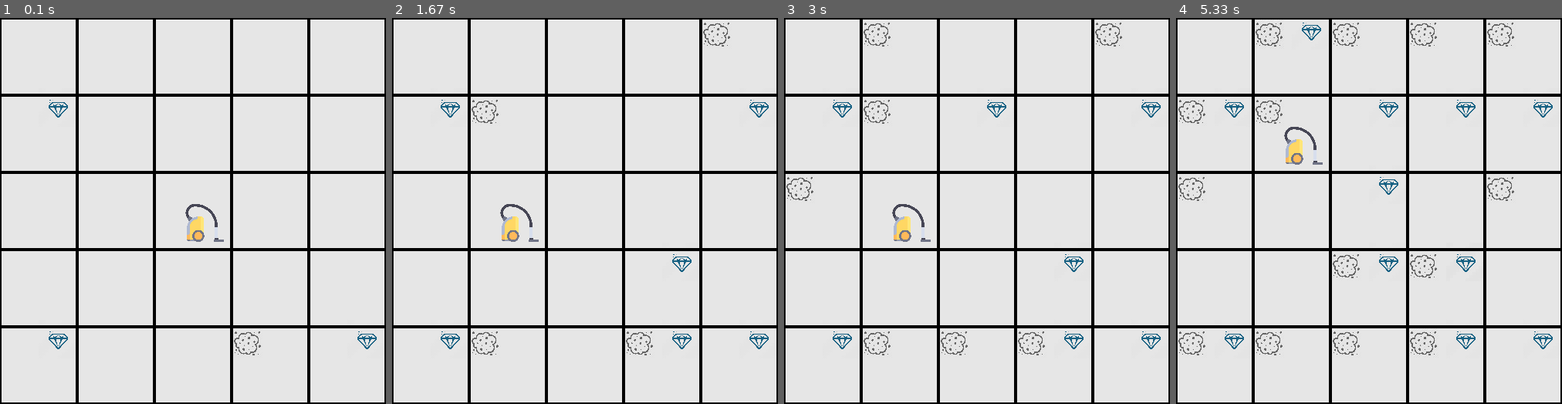
Above: before the commit, frames 1-4 (left to right).
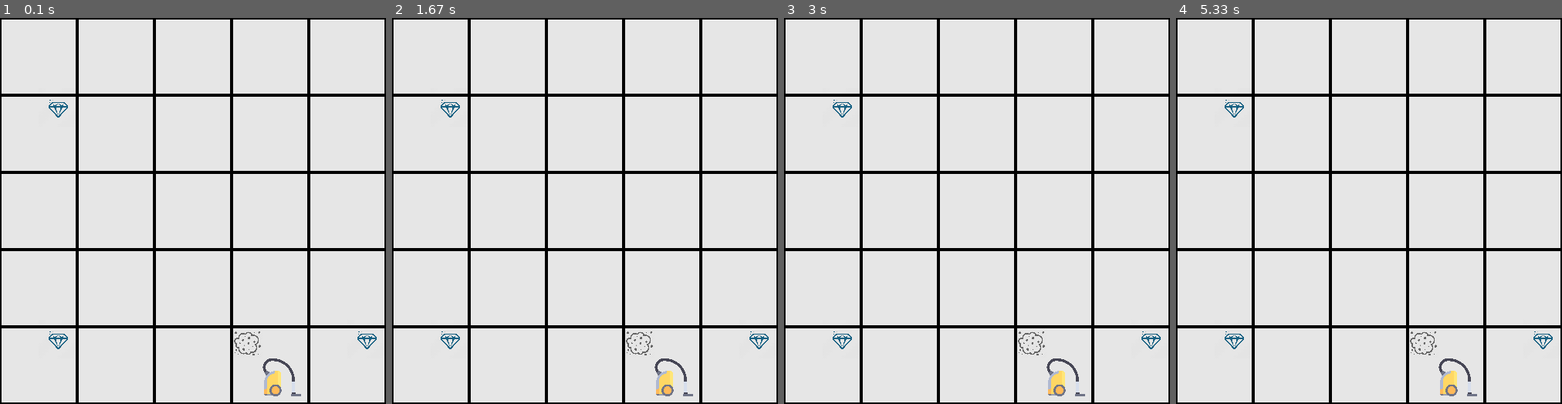
Above: after the commit, the same moments.

Repository: EloyMartinez/AI-TP1-UQAC
Game: pygame game, started from src/main.py
The game is run twice, just before and just after one commit, with the same random seed, the same clock (stepped at 60 frames per second) and the same inputs.
Inputs:
- Up to frame 1 (0.1 s): no input
- Up to frame 2 (1.67 s): no input
- Up to frame 3 (3 s): no input
- Up to frame 4 (5.33 s): no input

The runs differ from the first frame. In frame 1, 0.8% of the frame differs, in the area x 48-78%, y 48-98%; in frame 2, 1.3%; in frame 3, 1.7%; in frame 4, 2.6%, in the area x 0-98%, y 1-98%.

Commit message:
aspi bouge un peu

Diff:
--- a/src/agent/aspi.py
+++ b/src/agent/aspi.py
@@ -106,8 +106,10 @@
         while(action != 'origin'):
            # print("Action : " + str(action))
             actionList.append(action)
-            print(node.get_parent().get_action())
-            action = node.get_parent().get_action()
+            node = node.get_parent()
+            action = node.get_action()
+            print(action)
+           # action = node.get_parent().get_action()
            # print(action)
         self.get_bdi().set_intent(actionList)
         print( self.get_bdi().get_intent())
@@ -146,12 +148,13 @@
             startNode = Noeud(None,0,self.norme(goal),'origin',0,grid[self.get_x()][self.get_y()])
             print("Goal find : En x " + str(goal.get_x()) + " - EN y " + str(goal.get_y()))
 
-
         nodelist = []
         nodelist.append(startNode)
-
+        print(startNode)
+        print(nodelist)
         while(not self.isGrabOrSuck(nodelist[0])):
             print("Dans le while isGrabOrSuck")
+            print(nodelist[0])
             node = nodelist[0]
             del nodelist[0]
             #print("Expand : " + str(node.expand(self.get_bdi().get_belief(),self,goal)))
@@ -189,11 +192,16 @@
         return cost
 
 
+    ##A voir
     def isGrabOrSuck(self,node):
-        if(self.get_points() < (self.get_points() + self.calculateCost(node))):
+        if(node.get_action()=='grab' or node.get_action()=='suck'):
             return True
         else:
             return False
+        # if(self.get_points() < (self.get_points() + self.calculateCost(node))):
+        #     return True
+        # else:s
+        #     return False
 
     #Fonction pour trier les noeuds en fonction de leur cout et distance
     def sort(self, list_noeud):
@@ -218,15 +226,19 @@
 
     def update_pos(self, grid):
         action = self.get_bdi().get_intent()
+        action.reverse()
         for a in action:
-            if(a != "grab" or a != "suck"):
+            if(a == "suck"):
+                print("Clean case : " + str(self.get_x()) + " - " + str(self.get_y()))
+                self.get_effecteurs().clean_case(grid.get_arr()[self.get_x()][self.get_y()])
+                grid.update_dirt((self.get_y()*100), (self.get_x()*100))
+            elif(a == "grab"):
+                print("Grab case : " + str(self.get_x()) + " - " + str(self.get_y()))
+                self.get_effecteurs().grab_jewel(grid.get_arr()[self.get_x()][self.get_y()])
+                grid.update_jewel(self.get_y()*100, (self.get_x()*100))
+            else:
+                print("GRAB OR SUCK")
                 posx = self.get_x()
                 posy = self.get_y()
                 self.get_effecteurs().move(self,a)
                 grid.update_vaccum((posx*100)+40, (posy*100)+40, self.get_x(),self.get_y())
-            elif(a == "suck"):
-                self.get_effecteurs().clean_case(grid.get_arr()[self.get_x()][self.get_y])
-                grid.update_dirt((self.get_y*100)+40, (self.get_x()*100)+40)
-            elif(a == "grab"):
-                self.get_effecteurs().grab_jewel(grid.get_arr()[self.get_x()][self.get_y])
-                grid.update_jewel((self.get_y*100)+40, (self.get_x()*100)+40)
--- a/src/agent/effecteurs.py
+++ b/src/agent/effecteurs.py
@@ -21,7 +21,7 @@
                 aspi.set_y(posY-1)
 
         elif direction == "down":
-            if(posY>4):
+            if(posY<4):
                 aspi.set_y(posY+1)
 
         elif direction == "left":
--- a/src/envir/grid.py
+++ b/src/envir/grid.py
@@ -107,10 +107,10 @@
         self._screen.blit(pic_vaccum, ((newx*100)+40,(newy*100)+40))
 
     def update_dirt(self, x_vaccum, y_vaccum):
-        pygame.draw.rect(self._screen,white_color, (x_vaccum, y_vaccum, 40,40))
+        pygame.draw.rect(self._screen,white_color, (x_vaccum+2, y_vaccum+2, 40,40))
 
     def update_jewel(self, x_vaccum, y_vaccum):
-        pygame.draw.rect(self._screen,white_color, (x_vaccum+50, y_vaccum-9, 50,50))
+        pygame.draw.rect(self._screen,black_color, (x_vaccum+50, y_vaccum-9, 50,50))
 
     #Boucle pour l'affichage de la grille
     def main(self):
--- a/src/main.py
+++ b/src/main.py
@@ -164,4 +164,4 @@
         #     boole = True
             boole = True
 
-        time.sleep(1)
+        time.sleep(20)
